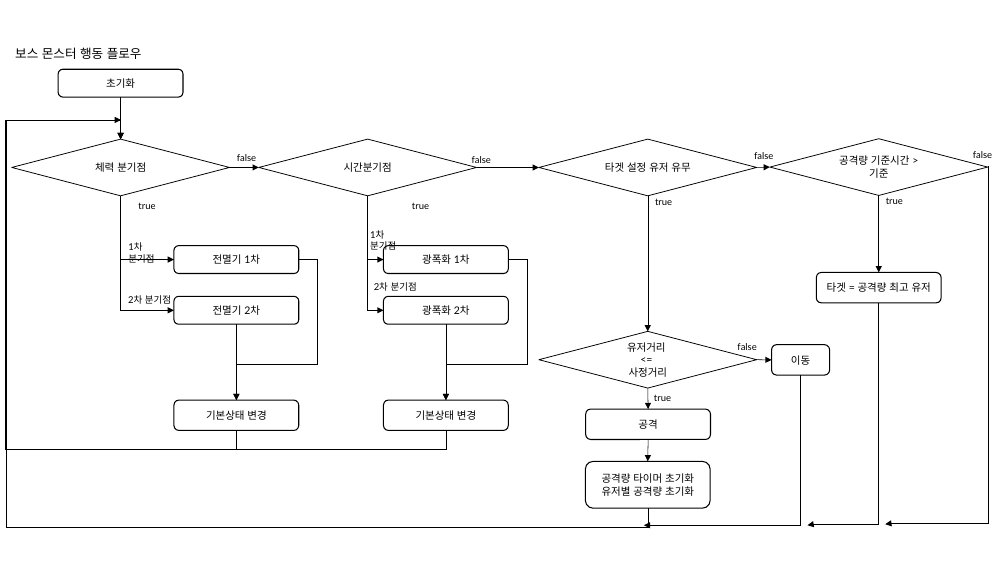
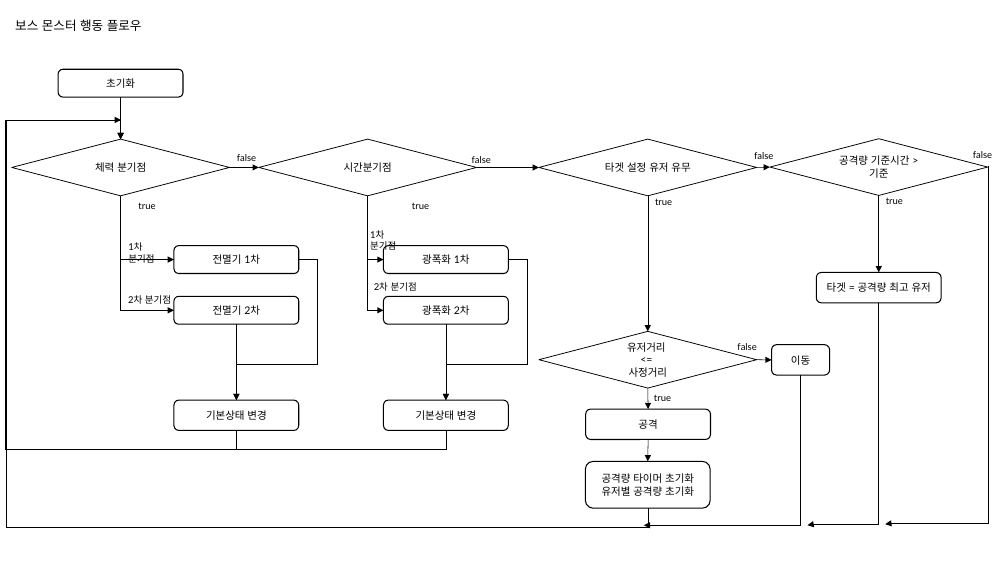
Before and after one commit to haein0303/AlgaeEater, a slide deck: slide 8 of Document/Source/보스 콘텐츠 시스템 UI.pptx. Drawn at 1008x567 pixels with LibreOffice and Linux fonts; fonts in the diff are those of the drawing. Boxes give left, top, right and bottom in pixels: in the first picture for what was removed or moved away, otherwise in the second. Text is boxed around its words. In the diff, an @@ line names an element or a change of style, - is before the commit and + after.

```diff
--- a/Document/Source/보스 콘텐츠 시스템 UI.pptx
+++ b/Document/Source/보스 콘텐츠 시스템 UI.pptx
@@ text "보스 몬스터 행동 플로우": place and size @@
-text "보스 몬스터 행동 플로우" at box(15, 47, 142, 59)
+text "보스 몬스터 행동 플로우" at box(15, 19, 142, 31)
```
Also in this commit, not shown: 4 other slides changed, 14 other files.
